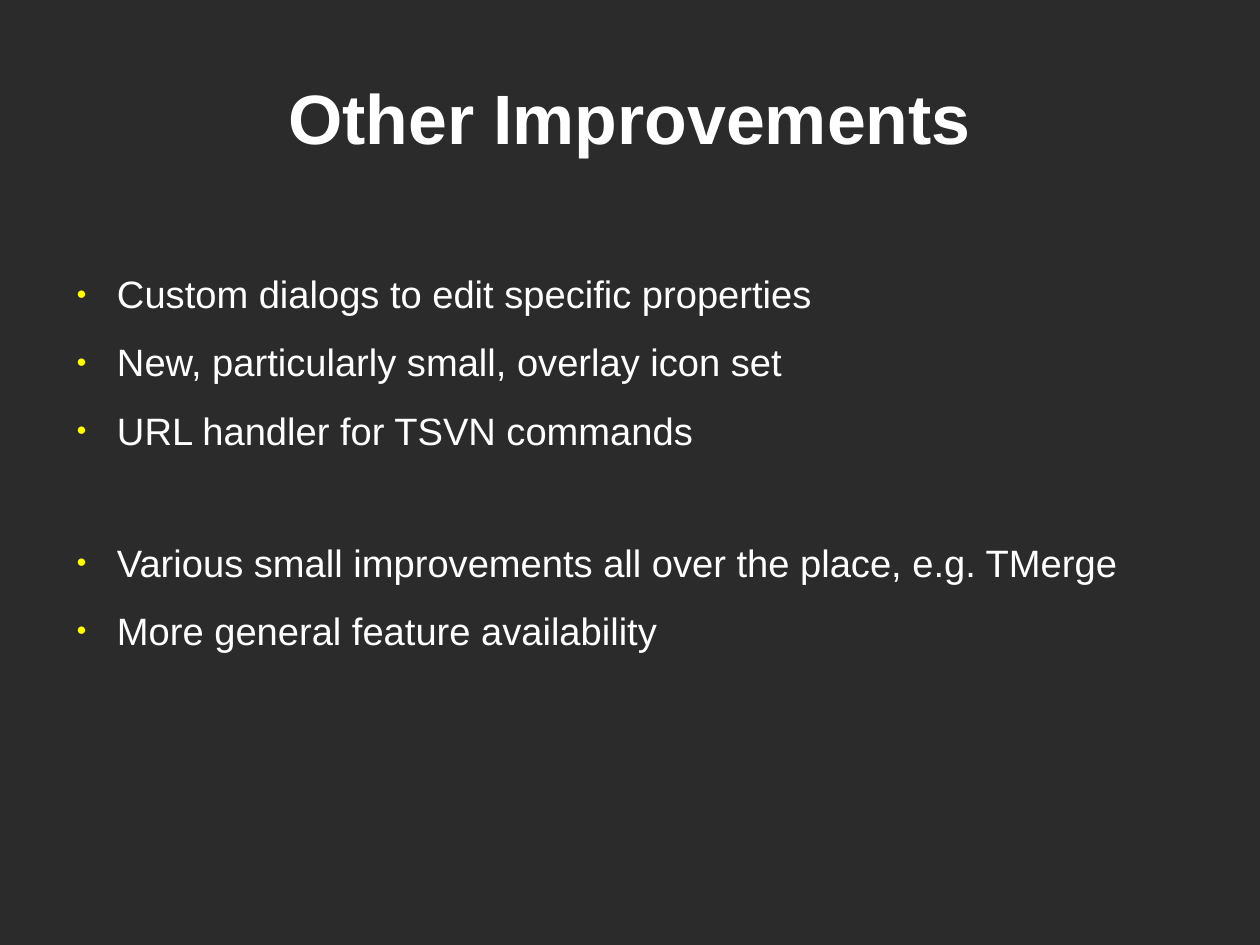
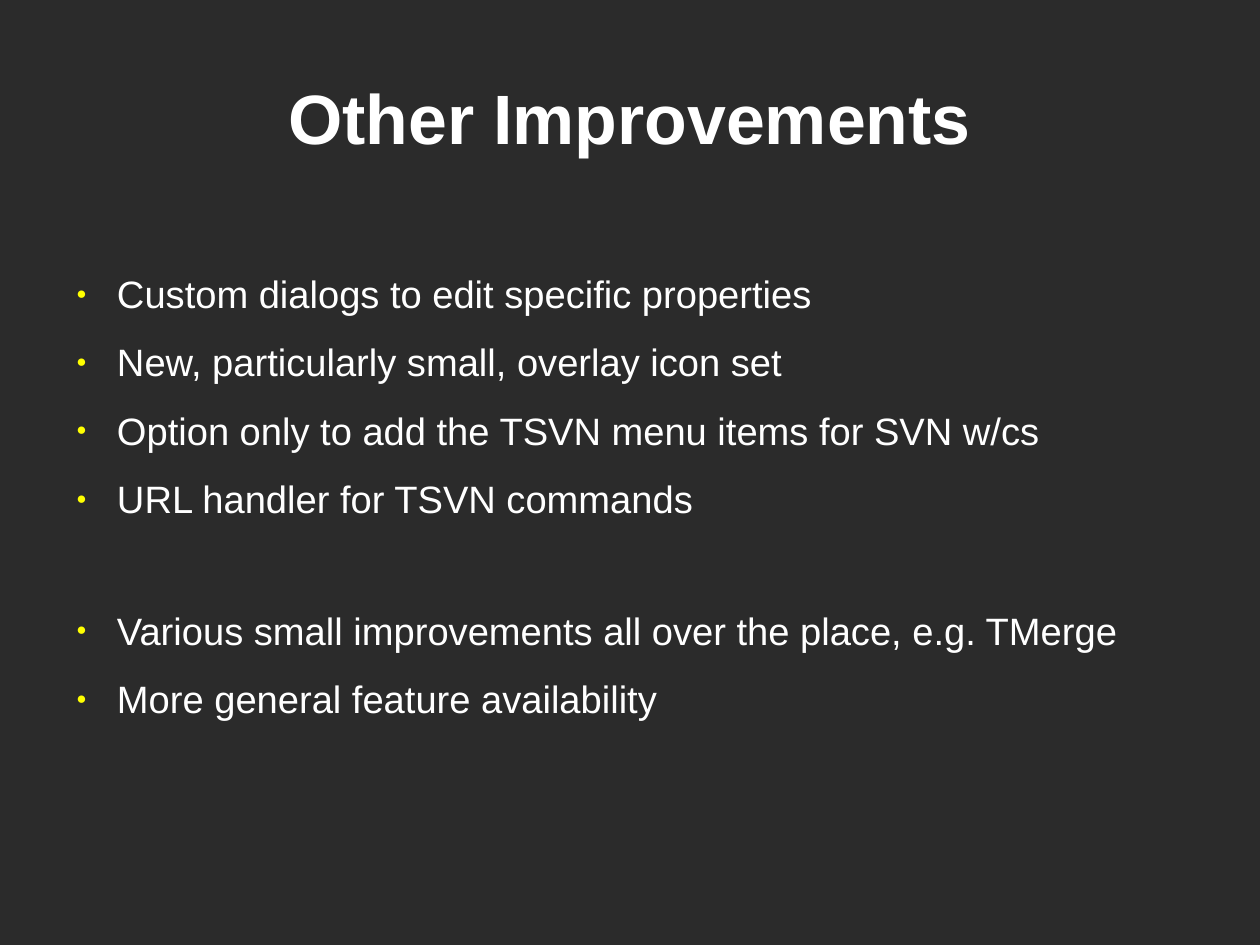
Before and after one commit to josesimoes/TortoiseSVN, a slide deck: slide 9 of doc/presentations/Subversion Live 2011/tsvn17andbeyond.odp. Drawn at 1260x945 pixels with LibreOffice and Linux fonts; fonts in the diff are those of the drawing; background and template pictures are left out; a plain dark background stands for a picture behind light text. Boxes give left, top, right and bottom in pixels: in the first picture for what was removed or moved away, otherwise in the second. Text is boxed around its words. In the diff, an @@ line names an element or a change of style, - is before the commit and + after.

Commit message:
add two more items after discussion with Stefan Küng

```diff
--- a/doc/presentations/Subversion Live 2011/tsvn17andbeyond.odp
+++ b/doc/presentations/Subversion Live 2011/tsvn17andbeyond.odp
@@ text at (117,417,1039,453): paragraph added @@
+● Option only to add the TSVN menu items for SVN w/cs
```
Also in this commit, not shown: 1 other slide changed.
